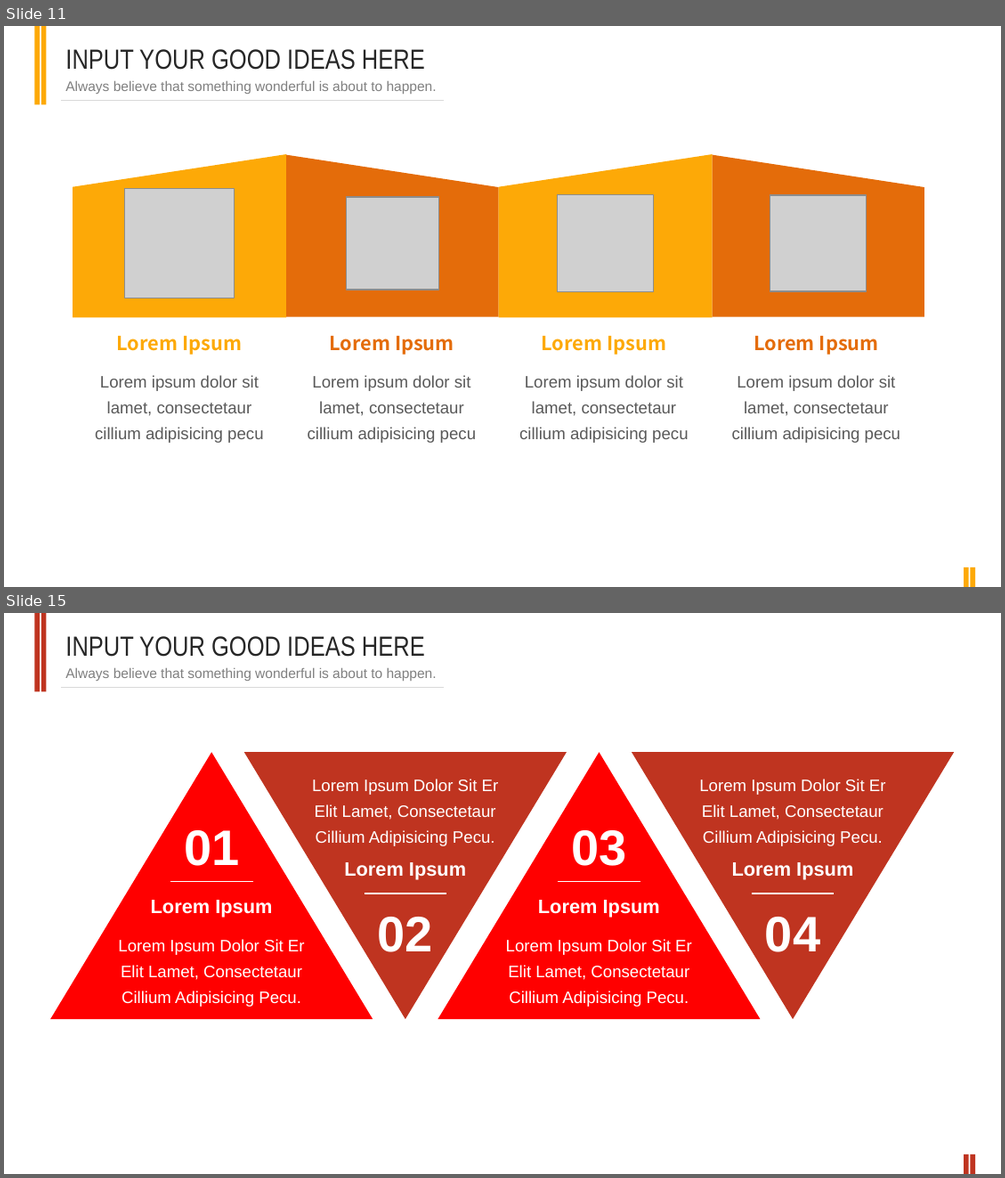
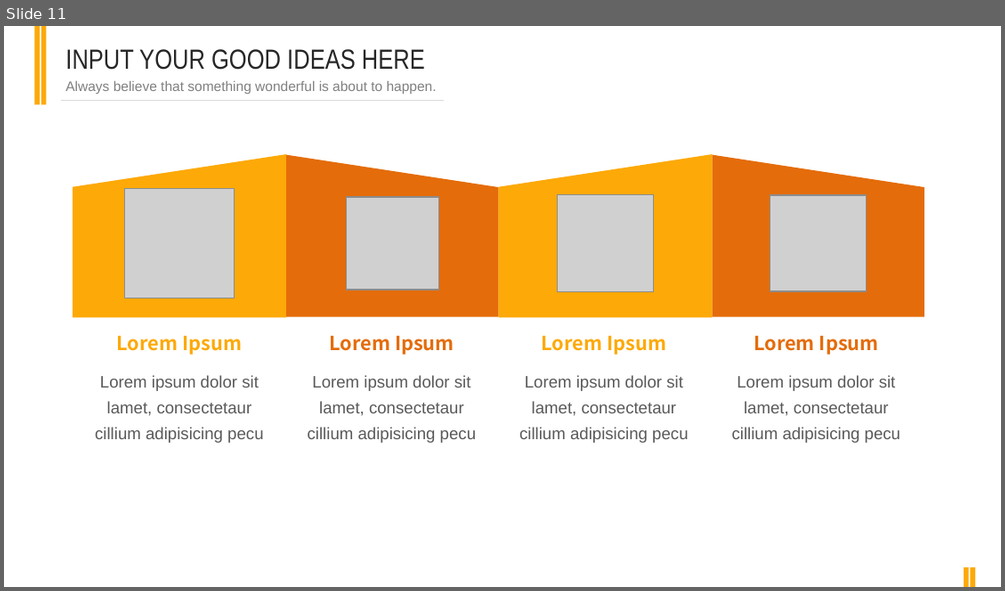
Before and after one commit to Novemser/calabashbrothersfight, a slide deck: presentation.pptx. Shown one above the other, each under a label of ours: slides 11 and 15 before the commit, slide 11 after it; the slides between them are not shown. The pictures are 1005x1178 and 1005x591 pixels, drawn with LibreOffice and Linux fonts; fonts in the diff are those of the drawing; grey boxes stand for pictures. Boxes give left, top, right and bottom in pixels: in the first picture for what was removed or moved away, otherwise in the second. Text is boxed around its words. In the diff, an @@ line names an element or a change of style, - is before the commit and + after.

```diff
--- a/presentation.pptx
+++ b/presentation.pptx
@@ slide 15 removed at (4,613,1001,1174), background #FFFFFF; not listed: 1 template element that a slide beside it also shows @@
@@ rectangle removed at (35,613,40,691) @@
@@ rectangle removed at (40,613,46,691) @@
@@ text removed at (65,636,425,657) @@
-INPUT YOUR GOOD IDEAS HERE
@@ text removed at (65,668,437,681) @@
-Always believe that something wonderful is about to happen.
@@ triangle removed at (51,753,372,1020) @@
@@ triangle removed at (244,753,566,1020) @@
@@ triangle removed at (437,753,760,1020) @@
@@ triangle removed at (632,753,954,1020) @@
@@ text removed at (312,779,499,846) @@
-Lorem Ipsum Dolor Sit Er Elit Lamet, Consectetaur Cillium Adipisicing Pecu.
@@ text removed at (699,779,886,846) @@
-Lorem Ipsum Dolor Sit Er Elit Lamet, Consectetaur Cillium Adipisicing Pecu.
@@ text removed at (184,830,239,866) @@
-01
@@ text removed at (571,830,626,866) @@
-03
@@ text removed at (344,862,466,880) @@
-Lorem Ipsum
@@ text removed at (732,862,853,880) @@
-Lorem Ipsum
@@ text removed at (151,900,272,916) @@
-Lorem Ipsum
@@ line removed from (170, 881) to (253, 881) @@
@@ line removed from (364, 893) to (446, 893) @@
@@ text removed at (538,900,660,916) @@
-Lorem Ipsum
@@ line removed from (558, 881) to (640, 881) @@
@@ line removed from (752, 893) to (833, 893) @@
@@ text removed at (378,916,433,952) @@
-02
@@ text removed at (765,916,820,952) @@
-04
@@ text removed at (118,939,305,1006) @@
-Lorem Ipsum Dolor Sit Er Elit Lamet, Consectetaur Cillium Adipisicing Pecu.
@@ text removed at (506,939,692,1006) @@
-Lorem Ipsum Dolor Sit Er Elit Lamet, Consectetaur Cillium Adipisicing Pecu.
@@ rectangle removed at (964,1154,969,1174) @@
@@ rectangle removed at (970,1154,975,1174) @@
```
Also in this commit, not shown: 1 slide changed, 1 slide added, 3 other slides removed.
